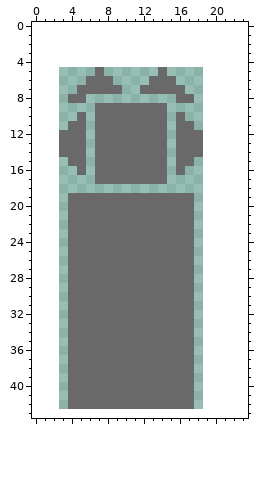
File history of a pixel-art sprite, img/chara/nod-m.png. Above: the version before the commit.
The file is 16x38 pixels. The old version is drawn lined up with the new one, on the new canvas.
New version:
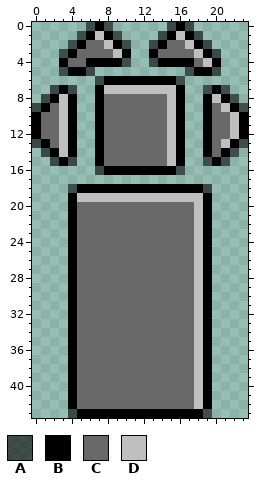
Palette (. is transparent): A #00000096  B #000000  C #696969  D #bfbfbf
Changes in this commit:
canvas 16x38 -> 24x44, the old top-left corner now at 3,5
Colour A now appears in row 0 at x 6, 8, 15 and 17; in row 1 at x 5, 9, 14 and 18; in row 2 at x 4, 10, 13 and 19; in row 3 at x 3 and 20; in row 4 at x 10 and 13; in row 5 at x 3, 6, 17 and 20.
Colour A now appears in row 6 at x 16; in row 7 at x 2, 4, 19 and 21; in row 8 at x 1 and 22; in row 9 at x 0 and 23; in row 13 at x 0 and 23; in row 14 at x 1 and 22.
Colour A now appears in row 15 at x 2, 19 and 21; in row 18 at x 4 and 19; in row 43 at x 4 and 19.
The author changed colour C to colour A in row 6 at x 7; in row 15 at x 4; in row 16 at x 7 and 16.
Colour B now appears in row 0 at x 7 and 16; in row 1 at x 6, 8, 15 and 17; in row 2 at x 5, 9, 14 and 18; in row 3 at x 4, 10, 13 and 19; in row 4 at x 3, 6 to 9, 14 to 17 and 20; in row 5 at x 4 to 5 and 18 to 19.
Colour B now appears in row 6 at x 9 to 12; in row 7 at x 3 and 20; in row 8 at x 2, 7, 19 and 21; in row 9 at x 1, 4, 16, 19 and 22; in row 10 at x 0, 4, 19 and 23; in rows 11 to 12 at x 0, 19 and 23.
Colour B now appears in row 13 at x 1, 19 and 22; in row 14 at x 2, 19 and 21; in row 15 at x 3 and 20; in row 16 at x 15; in row 18 at x 5 to 18; in rows 19 to 42 at x 19.
Colour B now appears in row 43 at x 5 to 18.
The author changed colour C to colour B in row 6 at x 8 and 13 to 15; in row 7 at x 7 and 16; in row 8 at x 4 and 16; in row 9 at x 7; in row 10 at x 7 and 16; in rows 11 to 14 at x 4, 7 and 16.
The author changed colour C to colour B in row 15 at x 7 and 16; in row 16 at x 8 to 14; in rows 19 to 42 at x 4.
Colour C now appears in row 2 at x 6 to 7 and 15 to 16; in row 3 at x 5 to 8 and 14 to 17; in row 4 at x 4 to 5 and 18; in row 8 at x 8 to 14; in row 9 at x 2 and 20; in rows 10 to 12 at x 1 to 2 and 20 to 21.
Colour C now appears in row 13 at x 2 and 20; in row 14 at x 20.
Colour D now appears in row 1 at x 7 and 16; in row 2 at x 8 and 17; in row 3 at x 9 and 18; in row 4 at x 19; in row 7 at x 10 to 11; in row 8 at x 3, 15 and 20.
Colour D now appears in row 9 at x 3, 15 and 21; in rows 10 to 11 at x 3, 15 and 22; in row 12 at x 15 and 22; in row 13 at x 15 and 21; in rows 14 to 15 at x 15; in rows 19 to 42 at x 18.
The author changed colour C to colour D in row 7 at x 8 to 9 and 12 to 15; in rows 12 to 14 at x 3; in row 19 at x 5 to 17.
The edit erases colour C in row 5 at x 7 and 14; in row 6 at x 6; in row 7 at x 5 to 6; in row 8 at x 5 and 17; in row 10 at x 5; in row 11 at x 5 and 17.
The edit erases colour C in rows 12 to 14 at x 5 and 17 to 18; in row 15 at x 5 and 17; in row 16 at x 5; in row 17 at x 7 to 14.
Boxes around the changes in both pictures, in picture pixels (x1, y1, x2, y2):
changed: (32, 22, 248, 418)
